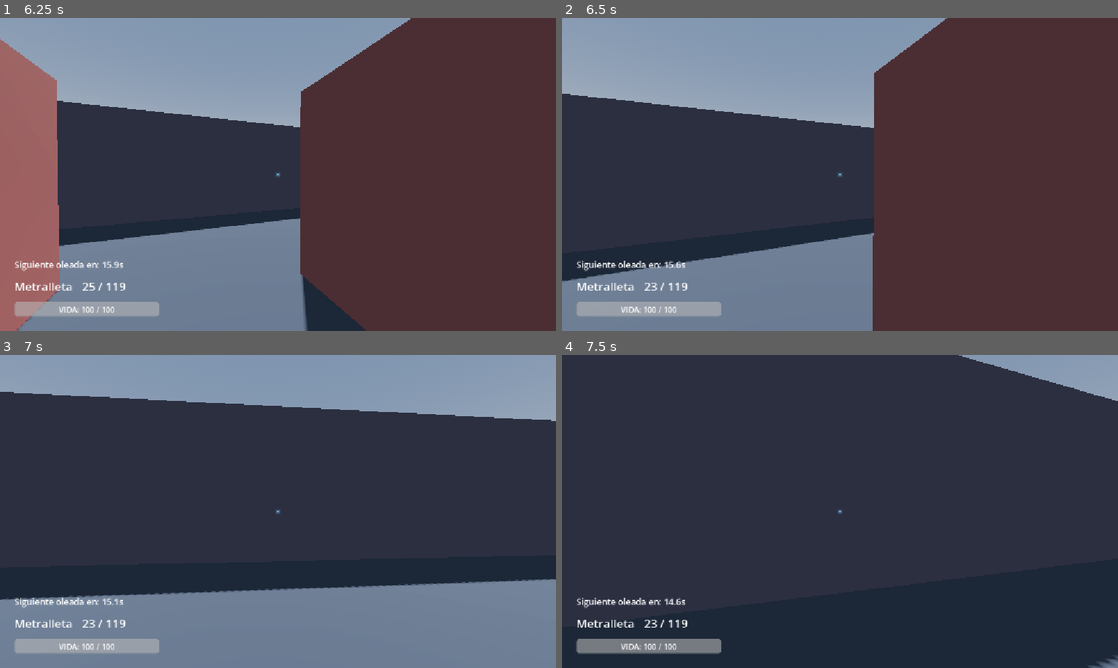
Above: before the commit, frames 1-4 (two rows, left to right).
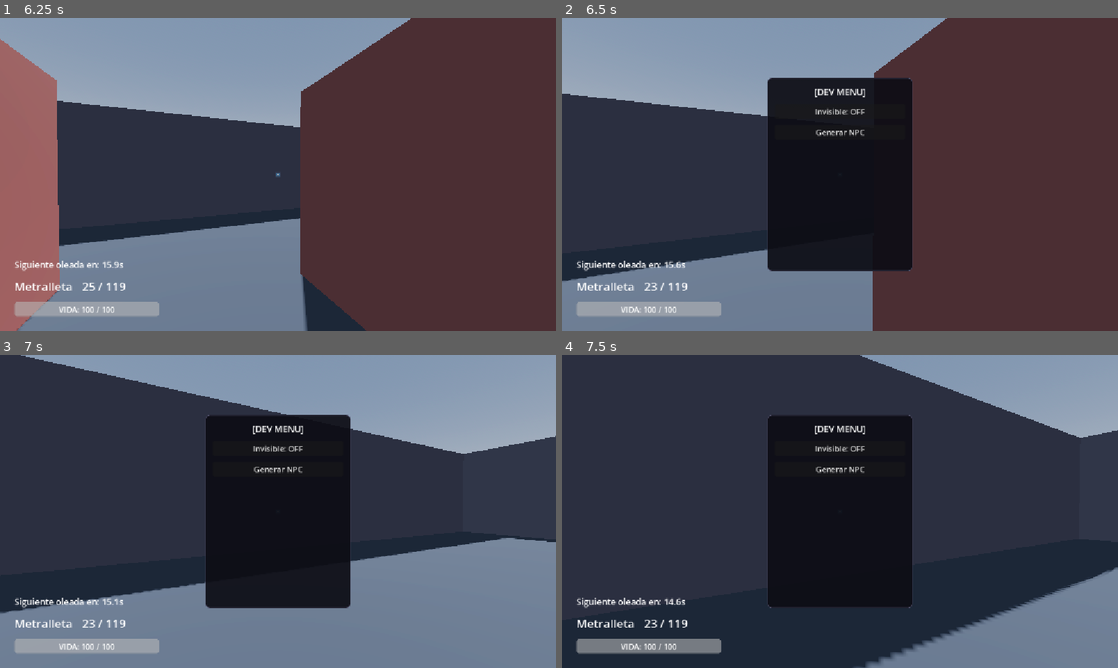
Above: after the commit, the same moments.

Repository: Jillkrav/Fps-Prueba
Game: Godot game, scene res://scenes/main_menu.tscn
Same seed, same stepped clock (60 frames per second), same inputs: the game is played once before the commit and once after it. The engine's default icon, where the game draws it, is replaced by a stand-in: a white triangle on a blue panel in a dark square.
Inputs (mouse positions are in pixels of both pictures, inside the frame that each line leads up to):
- Up to frame 1 (6.25 s): click "JUGAR" at 0.5 s; click "MAPA 1 (Laberíntico)" at 1.25 s; click "METRALLETA (Fuego rápido, men…" at 2 s; tap Enter (ui_accept) at 2.75, 3.02, 3.77, 5.27, 6.02 s; move the mouse to (305, 174) at 2.77 s; hold R 2.78-3.53 s; hold W from 2.78 s (still down); click (305, 174) at 2.92 s; move the mouse to (250, 174) at 3.52 s; tap F at 3.6 s; move the mouse to (289, 168) at 4.27 s; hold Space 4.28-5.03 s; move the mouse to (272, 180) at 5.02 s; tap R at 5.1 s; click (272, 180) at 5.17 s; move the mouse to (316, 177) at 5.77 s; hold F from 5.78 s (still down)
- Up to frame 2 (6.5 s): keep holding W; keep holding F; tap Q (dev_menu, bound only after the commit) at 6.4 s
- Up to frame 3 (7 s): keep holding W; move the mouse to (233, 508) at 6.52 s; release F at 6.53 s; tap Space at 6.6 s; tap Enter (ui_accept) at 6.77 s
- Up to frame 4 (7.5 s): keep holding W; move the mouse to (845, 511) at 7.27 s; hold R from 7.28 s (still down); click (845, 511) at 7.42 s

Frame 1 is identical in both runs. In frame 2, 16% of the frame differs, in the area x 36-63%, y 19-81%; in frame 3, 26%; in frame 4, 28%, in the area x 37-100%, y 0-100%.

Commit message:
fix: agregar input action dev_menu (tecla Q) al project.godot

Diff:
--- a/project.godot
+++ b/project.godot
@@ -24,6 +24,13 @@
 window/stretch/mode="canvas_items"
 window/stretch/aspect="expand"
 
+[input]
+
+dev_menu={
+"deadzone": 0.5,
+"events": [Object(InputEventKey,"resource_local_to_scene":false,"resource_name":"","device":-1,"window_id":0,"alt_pressed":false,"shift_pressed":false,"ctrl_pressed":false,"meta_pressed":false,"pressed":false,"keycode":0,"physical_keycode":81,"key_label":0,"unicode":113,"location":0,"echo":false,"script":null)]
+}
+
 [physics]
 
 3d/physics_engine="Jolt Physics"
